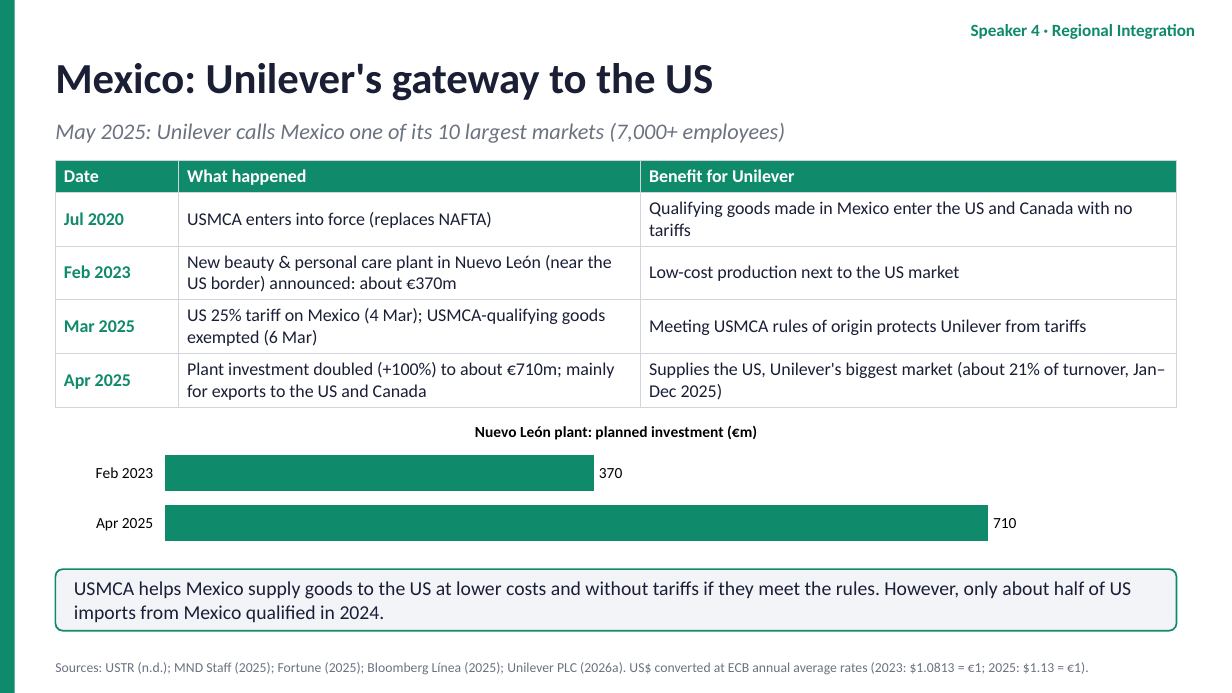
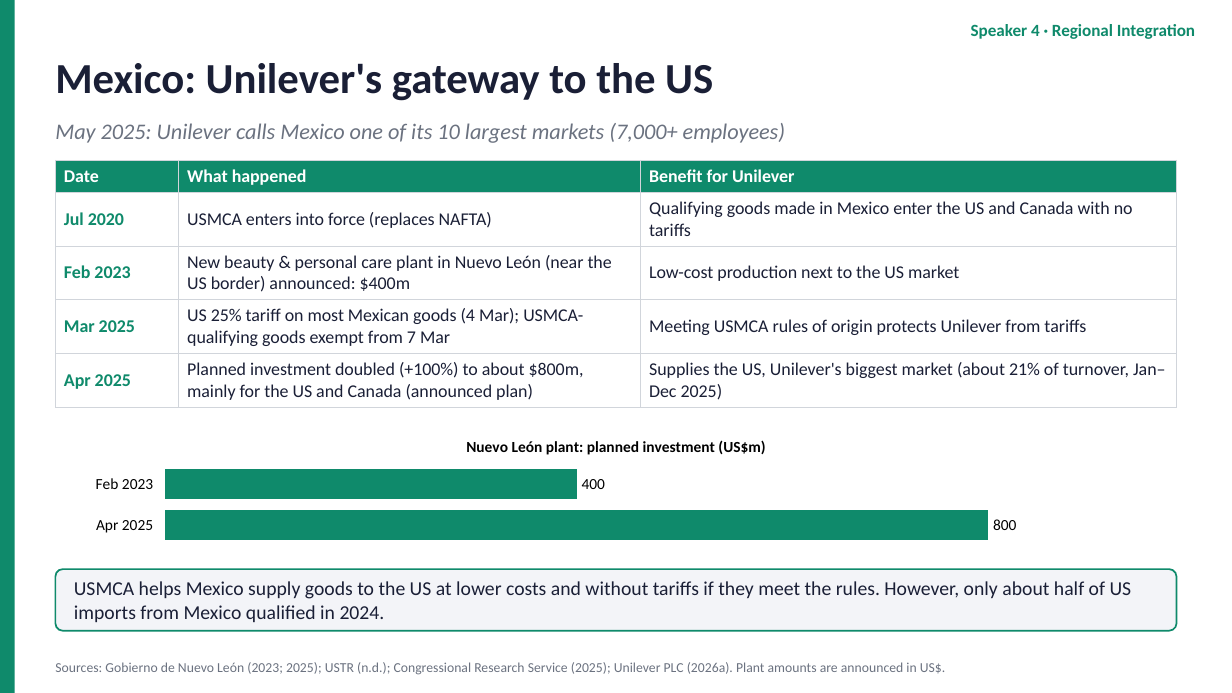
Before and after one commit to dollar3651314/mymba, a slide deck: slide 13 of content/busi1763/files/Unilever_Group_EN.pptx. Drawn at 1232x693 pixels with LibreOffice and Linux fonts; fonts in the diff are those of the drawing. Boxes give left, top, right and bottom in pixels: in the first picture for what was removed or moved away, otherwise in the second. Text is boxed around its words. In the diff, an @@ line names an element or a change of style, - is before the commit and + after.

```diff
--- a/content/busi1763/files/Unilever_Group_EN.pptx
+++ b/content/busi1763/files/Unilever_Group_EN.pptx
@@ table at (x1=55, y1=160, x2=1177, y2=404) @@
-row 3, column 2: New beauty & personal care plant in Nuevo León (near the US border) announced: about €370m
+row 3, column 2: New beauty & personal care plant in Nuevo León (near the US border) announced: $400m
-row 4, column 2: US 25% tariff on Mexico (4 Mar); USMCA-qualifying goods exempted (6 Mar)
+row 4, column 2: US 25% tariff on most Mexican goods (4 Mar); USMCA-qualifying goods exempt from 7 Mar
-row 5, column 2: Plant investment doubled (+100%) to about €710m; mainly for exports to the US and Canada
+row 5, column 2: Planned investment doubled (+100%) to about $800m, mainly for the US and Canada (announced plan)
@@ bar chart at (x1=74, y1=425, x2=1158, y2=548) @@
@@ title "Nuevo León plant: planned investment (€m)" to "Nuevo León plant: planned investment (US$m)" @@
-Nuevo León plant: planned investment (€m): 370, 710
+Nuevo León plant: planned investment (US$m): 400, 800
@@ value axis changed @@
@@ bar chart resized from (x1=74, y1=409, x2=1158, y2=551) to (x1=74, y1=425, x2=1158, y2=548) @@
@@ text at (x1=55, y1=662, x2=946, y2=675): text changed @@
-Sources: USTR (n.d.); MND Staff (2025); Fortune (2025); Bloomberg Línea (2025); Unilever PLC (2026a). US$ converted at ECB annual average rates (2023: $1.0813 = €1; 2025: $1.13 = €1).
+Sources: Gobierno de Nuevo León (2023; 2025); USTR (n.d.); Congressional Research Service (2025); Unilever PLC (2026a). Plant amounts are announced in US$.
```
Also in this commit, not shown: 7 other slides changed, 4 other files.
